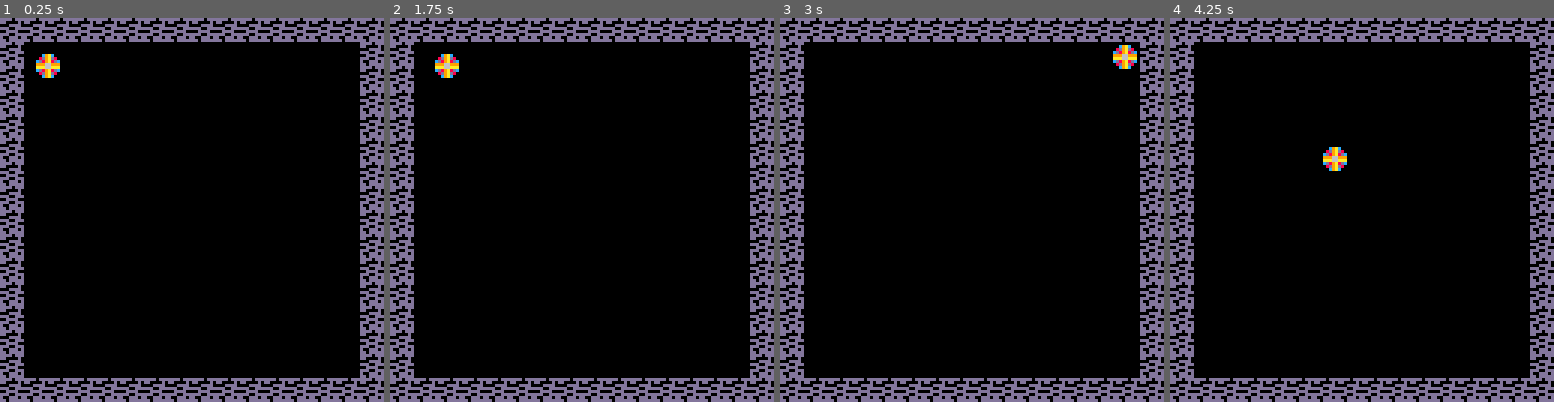
Above: before the commit, frames 1-4 (left to right).
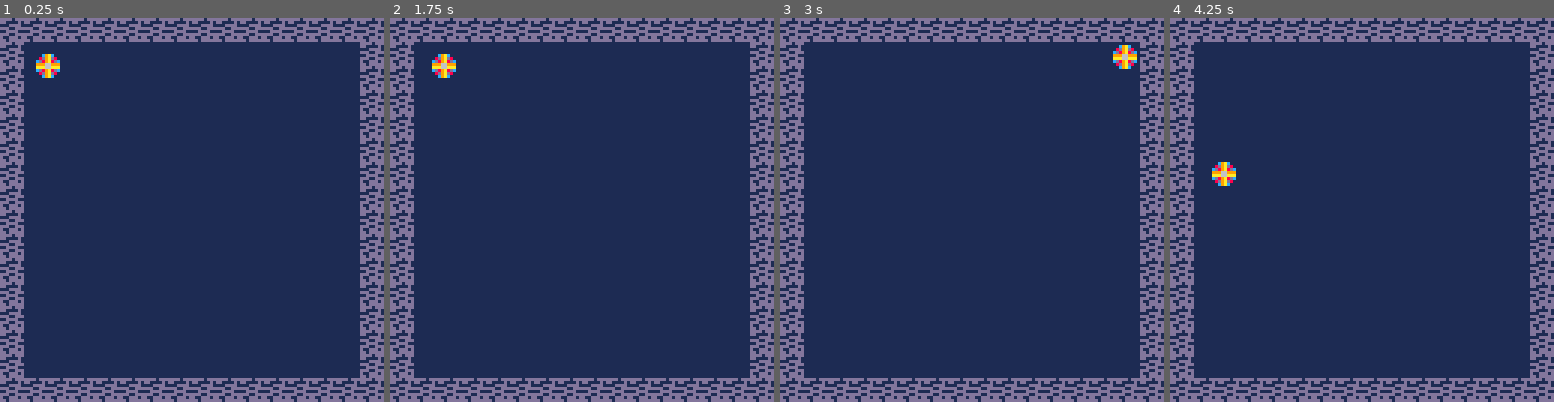
Above: after the commit, the same moments.

Repository: Nakeeb0/NAHL
Game: PICO-8 cartridge nahl.p8
Two runs of this game, one before a commit and one after it. Both use one fixed random seed, a clock stepped at 60 frames per second and the inputs below.
Inputs:
- Up to frame 1 (0.25 s): no input
- Up to frame 2 (1.75 s): hold Right from 1.6 s (still down)
- Up to frame 3 (3 s): release Right at 2.1 s; hold Up 2.15-2.42 s; hold Right from 2.47 s (still down)
- Up to frame 4 (4.25 s): release Right at 3.03 s; hold Left 3.08-3.58 s; hold Down 3.63-3.97 s; hold Right from 4.02 s (still down)

The runs differ from the first frame. In frame 1, 84% of the frame differs, in the area x 0-100%, y 0-100%; in frame 2, 85%; in frame 3, 84%; in frame 4, 85%.

Commit message:
Added actors and made the vector pos and vel attributes under each actor and refactored move_actor function to be actor specific

Diff:
--- a/nahl.lua
+++ b/nahl.lua
@@ -24,11 +24,7 @@
 end
 
 function vec2d.__add(va, vb)
-	--if typeof(b) == "table" and b.__type == "vec2d" then
 	return vec2d.new(va.x + vb.x, va.y + vb.y)
-	--else
-	--	return
-	--end
 end
 
 function vec2d.__sub(va, vb)
@@ -47,25 +43,36 @@
 	return vec2d.new(-va.x, -va.y)
 end
 
-local player_position = vec2d.new(16, 16)
-local current_velocity = vec2d.new(0, 0)
-local acceleration = 0.3
-local max_speed = 200
-local friction_multiplier = 0.98
-local velocity_cutoff = 0.50
-local w = 4
-local h = 4
-local bounce = 0.3
+actor = {}
+function make_actor(index, x, y)
+	a={
+		index = index,
+		pos = vec2d.new(x, y),
+		vel = vec2d.new(0, 0),
+		accel = 0.3,
+		frame = 0,
+		t = 0,
+		friction = 0.98,
+		bounce  = 0.3,
+		frames = 2,
+		velocity_cutoff = 0.50,
+		w = 4,
+		h = 4
+	}
+	add(actor,a)
+	return a
+end
+local player = make_actor(2, 16, 16)
 
 function solid_tile(tx, ty)
 	return fget(mget(tx, ty), 7)
 end
 
-function solid_aabb(px, py)
-	local l = px - w
-	local r = px + w - 1
-	local t = py - h
-	local b = py + h - 1
+function solid_aabb(a, check_x, check_y)
+	local l = check_x - a.w
+	local r = check_x + a.w - 1
+	local t = check_y - a.h
+	local b = check_y + a.h - 1
 
 	local tx0 = flr(l / 8)
 	local tx1 = flr(r / 8)
@@ -75,60 +82,50 @@
 	return solid_tile(tx0, ty0) or solid_tile(tx1, ty0) or solid_tile(tx0, ty1) or solid_tile(tx1, ty1)
 end
 
-local function handle_movement_input()
+function move_actor(a)
 	local x = 0
 	local y = 0
-	if btn(0) then
-		x -= 1
-	end
-	if btn(1) then
-		x += 1
-	end
-	if btn(2) then
-		y -= 1
-	end
-	if btn(3) then
-		y += 1
+	if (a == player) then
+		if (btn(0)) then x -= 1 end
+		if (btn(1)) then x += 1 end
+		if (btn(2)) then y -= 1 end
+		if (btn(3)) then y += 1 end
 	end
 
-	local input = vec2d.new(x, y)
-	local input_acceleration = input:normalize() * acceleration
-	current_velocity += input_acceleration
+	local input_vec = vec2d.new(x, y)
+	local input_acc = input_vec:normalize() * a.accel
+	a.vel += input_acc
 
-	if current_velocity:magnitude() >= max_speed then
-		current_velocity = current_velocity:normalize() * max_speed
+	if input_vec:magnitude() == 0 and a.vel:magnitude() <= a.velocity_cutoff then
+		a.vel = vec2d.new(0, 0)
 	end
 
-	if input:magnitude() == 0 and current_velocity:magnitude() <= velocity_cutoff then
-		current_velocity = vec2d.new(0, 0)
+	if not solid_aabb(a, a.pos.x + a.vel.x, a.pos.y) then
+		a.pos.x += a.vel.x
+	else
+		a.vel.x *= -a.bounce
 	end
 
-	if not solid_aabb(player_position.x + current_velocity.x, player_position.y) then
-		player_position.x += current_velocity.x
+	if not solid_aabb(a, a.pos.x, a.pos.y + a.vel.y) then
+		a.pos.y += a.vel.y
 	else
-		current_velocity.x *= -bounce
+		a.vel.y *= -a.bounce
 	end
 
-	if not solid_aabb(player_position.x, player_position.y + current_velocity.y) then
-		player_position.y += current_velocity.y
-	else
-		current_velocity.y *= -bounce
-	end
-
-	current_velocity *= friction_multiplier
+	a.vel *= a.friction
 end
 
 function _update()
-	handle_movement_input()
+	move_actor(player)
 end
 
 function _draw()
 	cls(1)
 
-	room_x = flr(player_position.x / 128)
-	room_y = flr(player_position.y / 128)
+	room_x = flr(player.pos.x / 128)
+	room_y = flr(player.pos.y / 128)
 	camera(room_x * 128, room_y * 128)
 
 	map()
-	spr(2, player_position.x - w, player_position.y - h)
+	spr(player.index, player.pos.x - player.w, player.pos.y - player.h)
 end
--- a/nahl.p8
+++ b/nahl.p8
@@ -1,7 +1,8 @@
 pico-8 cartridge // http://www.pico-8.com
 version 41
 __lua__
-#include update.lua
+#include nahl.lua
+
 
 __gfx__
 00000000dddd0ddd00c9ac0000aa0000000000000000000000000000000000000000000000000000000000000000000000000000000000000000000000000000
